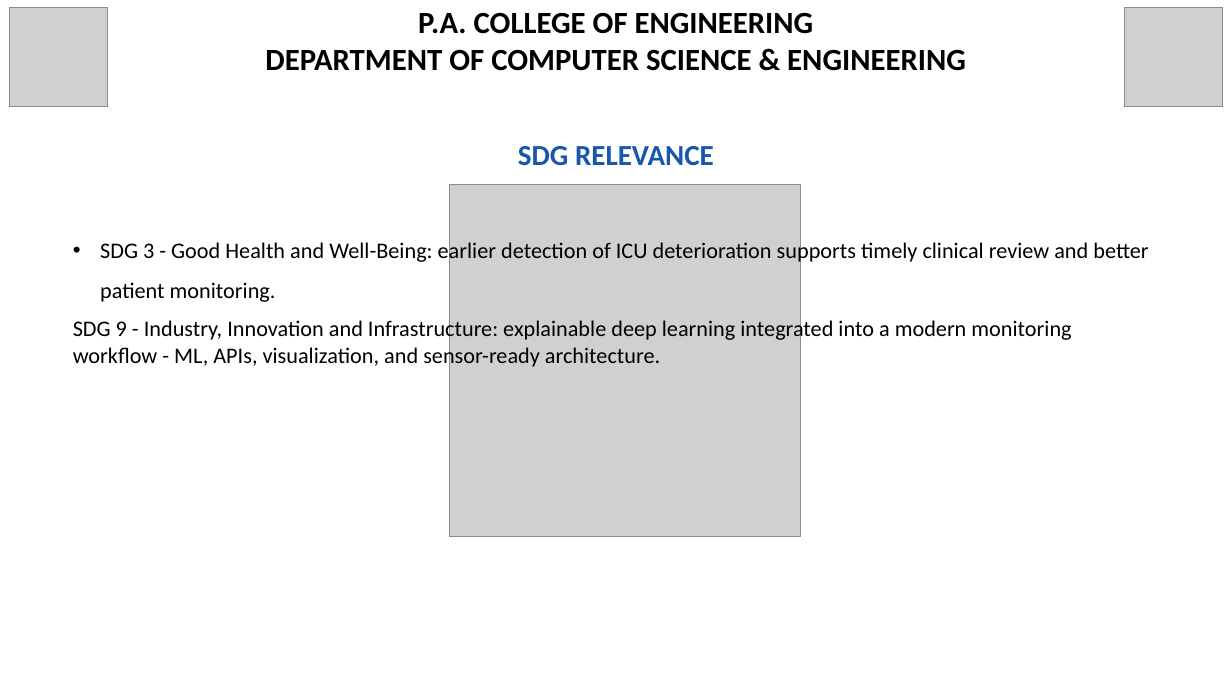
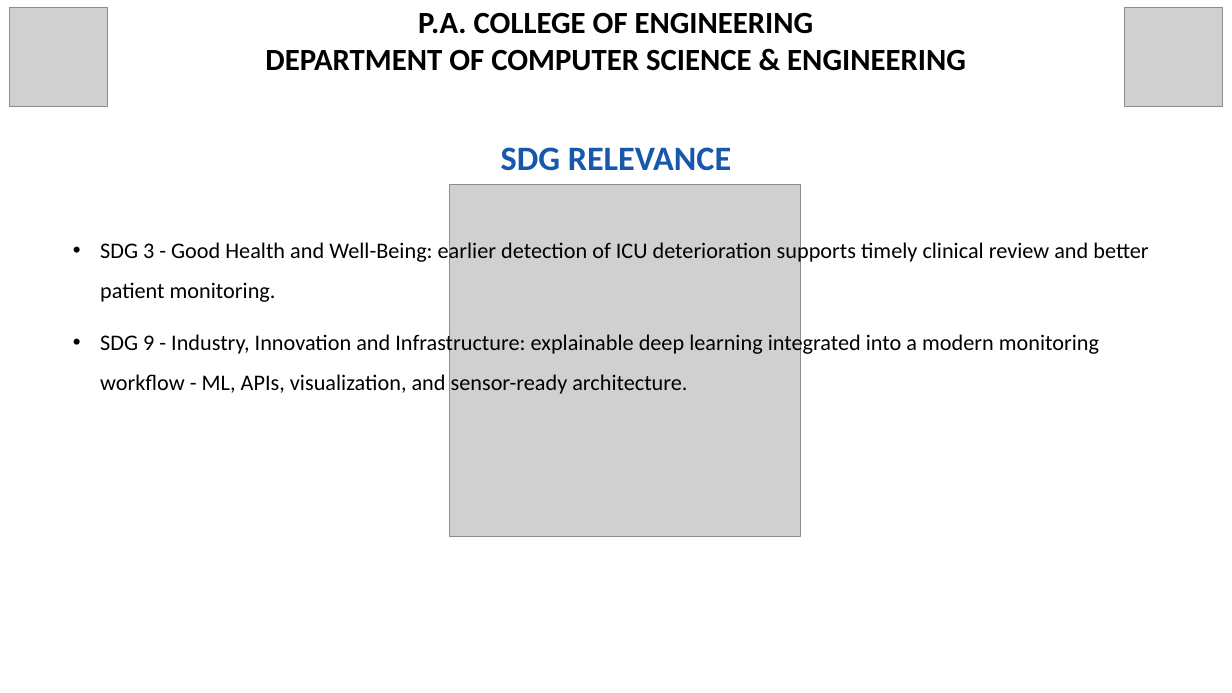
Before and after one commit to Dinaltium/SynCura, a slide deck: slide 12 of ppt/SynCura_Deck_V3_FINAL.pptx. Drawn at 1232x693 pixels with LibreOffice and Linux fonts; fonts in the diff are those of the drawing; grey boxes stand for pictures. Boxes give left, top, right and bottom in pixels: in the first picture for what was removed or moved away, otherwise in the second. Text is boxed around its words. In the diff, an @@ line names an element or a change of style, - is before the commit and + after.

Commit message:
adjust deck fonts and alignment

```diff
--- a/ppt/SynCura_Deck_V3_FINAL.pptx
+++ b/ppt/SynCura_Deck_V3_FINAL.pptx
@@ text "SDG RELEVANCE" at [501, 147, 731, 171]: size 34 to 40 pt @@
@@ text at [100, 331, 1099, 394]: bullet none to •; line spacing 1 to 1.5; more space between paragraphs @@
```
Also in this commit, not shown: 12 other slides changed.
